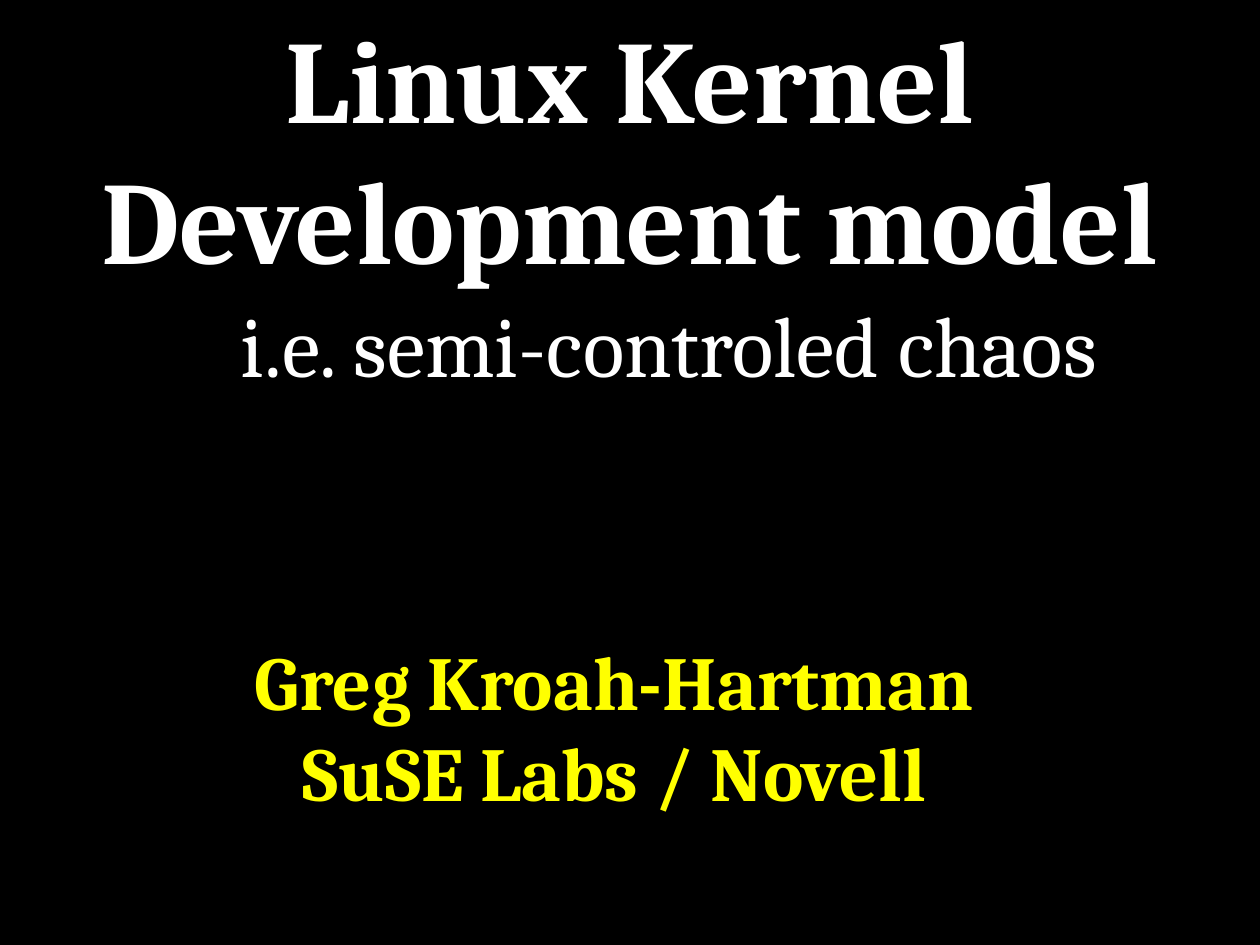
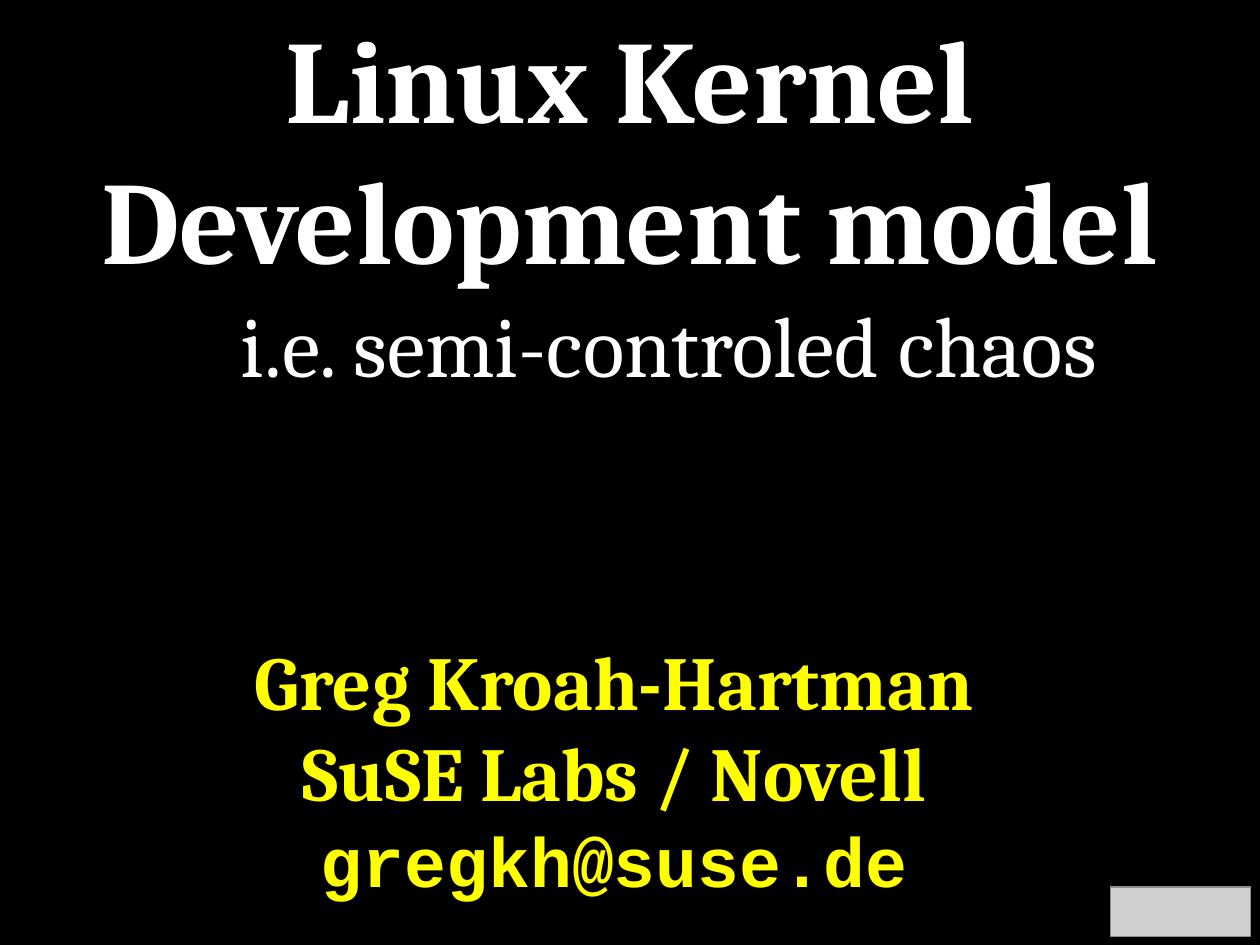
Before and after one commit to gregkh/kernel-development, a slide deck: slide 1 of kernel-development.odp. Drawn at 1260x945 pixels with LibreOffice and Linux fonts; fonts in the diff are those of the drawing; grey boxes stand for pictures. Boxes give left, top, right and bottom in pixels: in the first picture for what was removed or moved away, otherwise in the second. Text is boxed around its words. In the diff, an @@ line names an element or a change of style, - is before the commit and + after.

Commit message:
add license to presentation

```diff
--- a/kernel-development.odp
+++ b/kernel-development.odp
@@ text at box(321, 836, 908, 902): paragraph added @@
+gregkh@suse.de
@@ picture added at box(1111, 887, 1251, 936) @@
```
Also in this commit, not shown: 2 other files.
